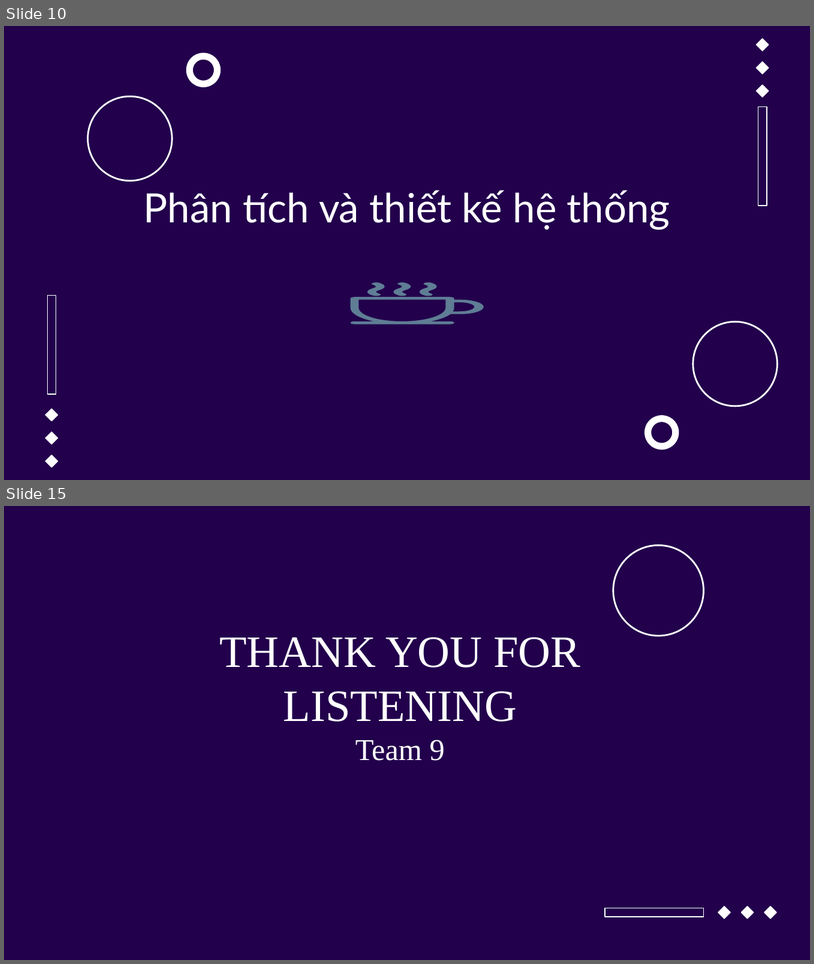
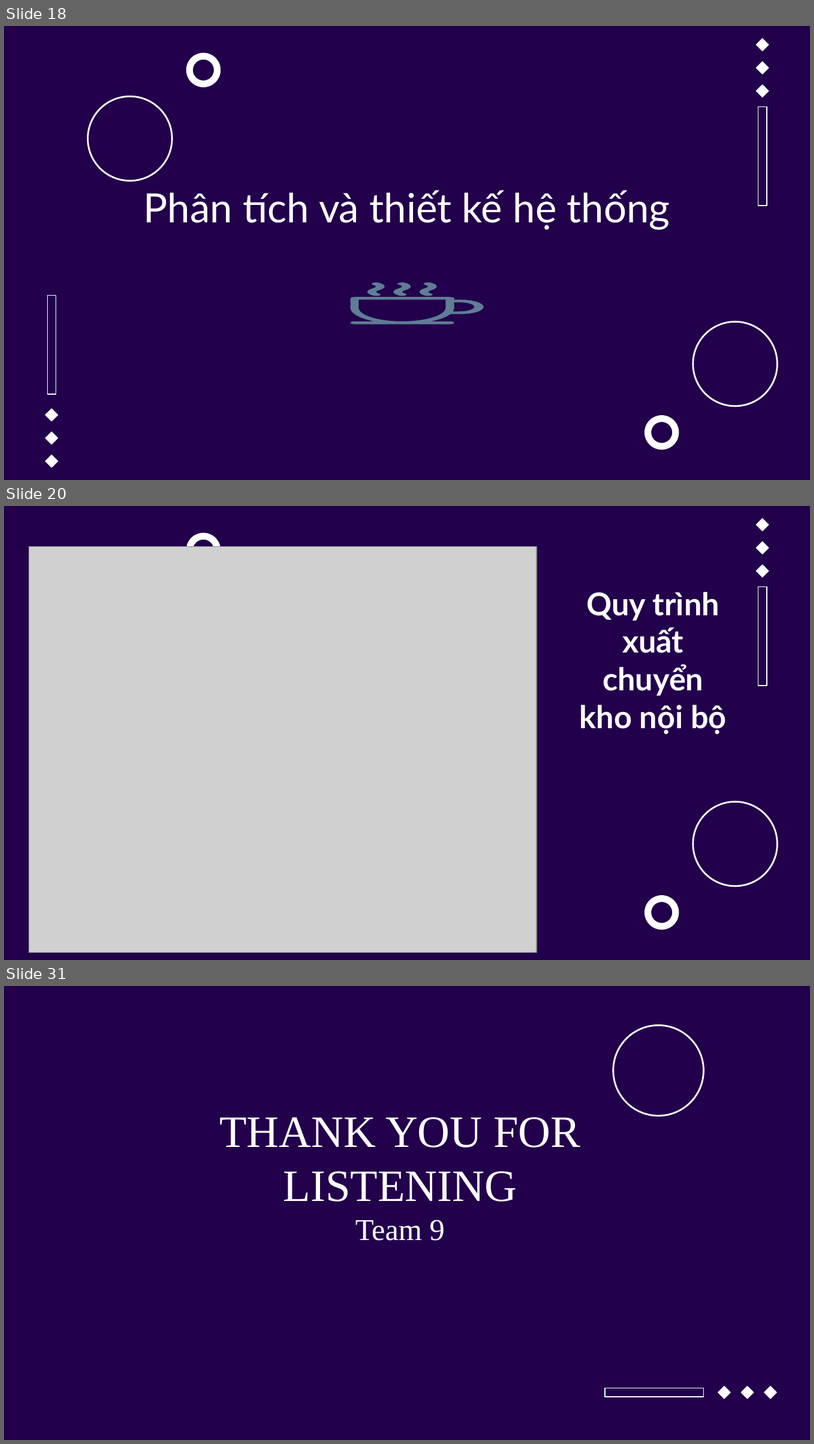
Before and after one commit to manhph81/ERP, a slide deck: 9_ERP.pptx. Shown one above the other, each under a label of ours: slides 10 and 15 before the commit, slides 18, 20 and 31 after it; the slides between them are not shown. The pictures are 814x964 and 814x1444 pixels, drawn with LibreOffice and Linux fonts; fonts in the diff are those of the drawing; grey boxes stand for pictures; background and template pictures are left out. Boxes give left, top, right and bottom in pixels: in the first picture for what was removed or moved away, otherwise in the second. Text is boxed around its words. In the diff, an @@ line names an element or a change of style, - is before the commit and + after.

```diff
--- a/9_ERP.pptx
+++ b/9_ERP.pptx
@@ slide 20 added at [4, 506, 810, 960], background #22004C; not listed: 7 template elements that a slide beside it also shows @@
@@ picture added at [29, 546, 537, 952] @@
@@ title added at [580, 592, 727, 734], 28 pt, text #FFFFFF, bold @@
+Quy trình xuất chuyển kho nội bộ
@@ what was slide 10 is now slide 18 @@
@@ what was slide 15 is now slide 31 @@
```
Also in this commit, not shown: 4 slides changed, 18 other slides added, 3 slides removed, 1 other file.
